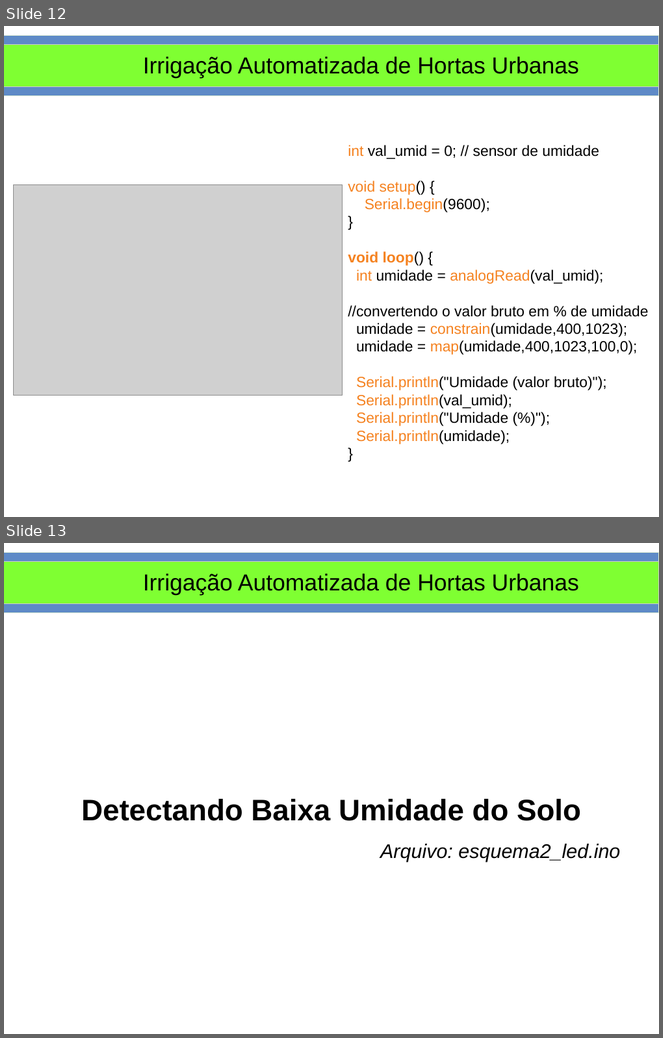
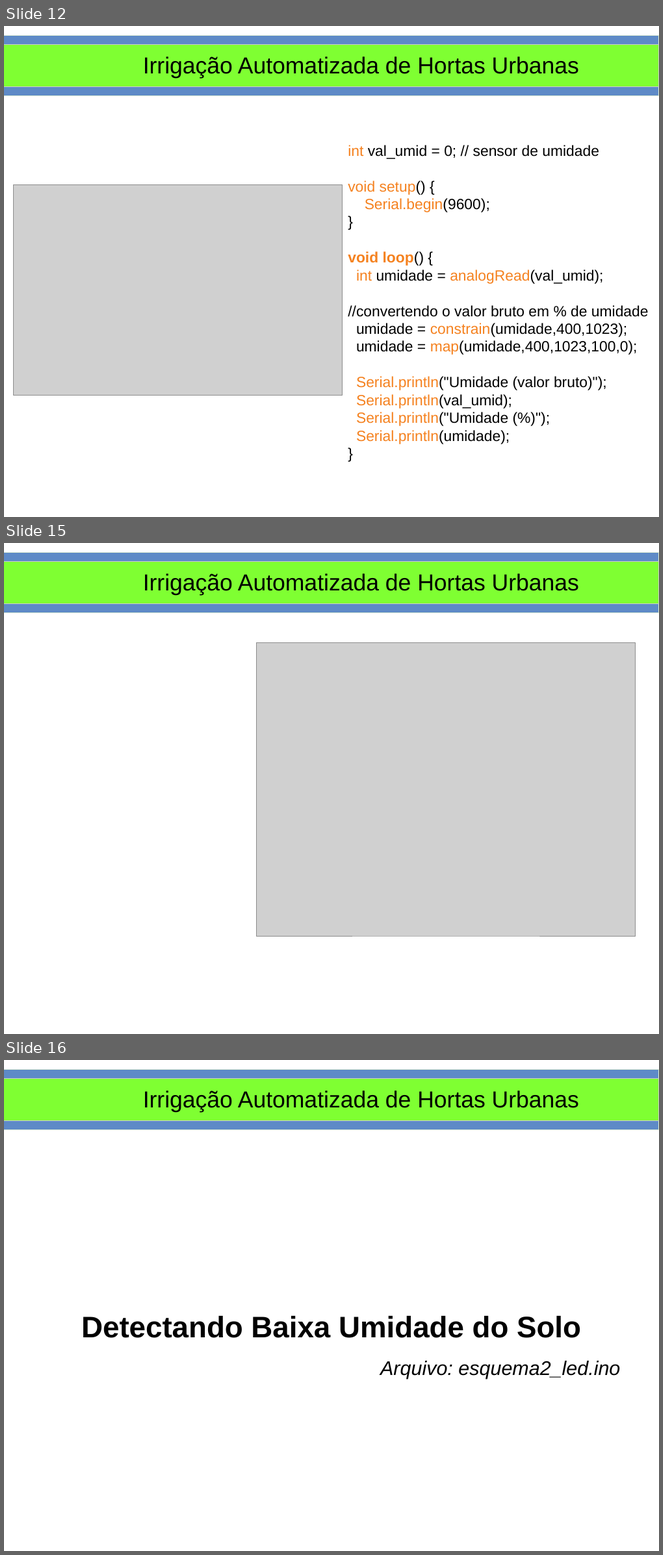
Before and after one commit to smjacques/Horta-Automatizada-ESDI, a slide deck: Slides/Uso de Arduino para Irrigação Automatizada de Hortas Urbanas.odp. Shown one above the other, each under a label of ours: slides 12 and 13 before the commit, slides 12, 15 and 16 after it; the slides between them are not shown. The pictures are 663x1038 and 663x1555 pixels, drawn with LibreOffice and Linux fonts; fonts in the diff are those of the drawing; grey boxes stand for pictures. Boxes give left, top, right and bottom in pixels: in the first picture for what was removed or moved away, otherwise in the second. Text is boxed around its words. In the diff, an @@ line names an element or a change of style, - is before the commit and + after.

Commit message:
new pictures and odp updated

```diff
--- a/Slides/Uso de Arduino para Irrigação Automatizada de Hortas Urbanas.odp
+++ b/Slides/Uso de Arduino para Irrigação Automatizada de Hortas Urbanas.odp
@@ slide 15 added at (x1=4, y1=543, x2=659, y2=1034), background #FFFFFF @@
@@ rectangle added at (x1=4, y1=553, x2=659, y2=613), fill #5E8AC7, outline #E0EFD4 0 pt @@
@@ rectangle added at (x1=4, y1=561, x2=659, y2=603), fill #7FFF32, outline #CCCCCC 0 pt @@
@@ title added at (x1=143, y1=574, x2=579, y2=595), 28 pt, text #000000 @@
+Irrigação Automatizada de Hortas Urbanas
@@ picture added at (x1=257, y1=643, x2=636, y2=937) @@
@@ what was slide 13 is now slide 16 @@
```
Also in this commit, not shown: 1 slide changed, 2 other slides added, 8 other files.
